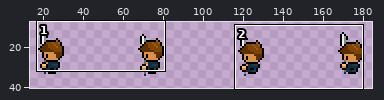
A sprite sheet gets an edit: graphics/joseph/idle/7.west_sprite_sheet.png. Above: a wide view before the commit, with the close-up outlined.
Close-up. Old version:
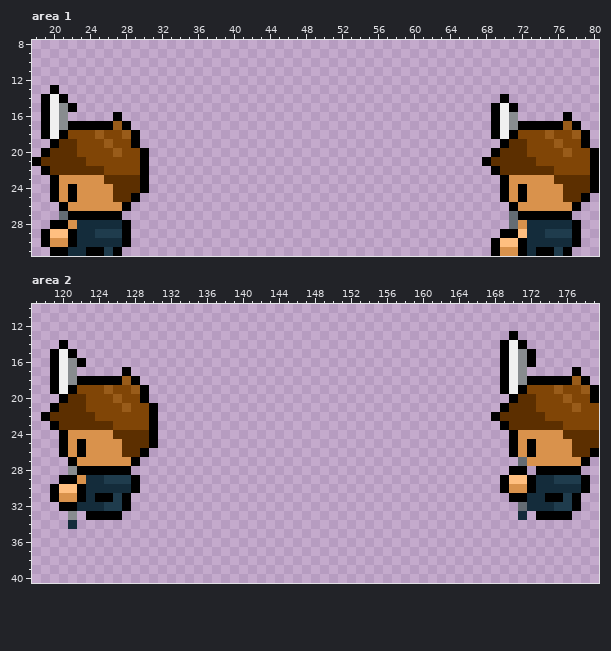
The file is 200x50 pixels. Shown: area 1: x 18..80, y 8..31; area 2: x 117..179, y 10..40. The wide view leaves out empty margins.
Once edited:
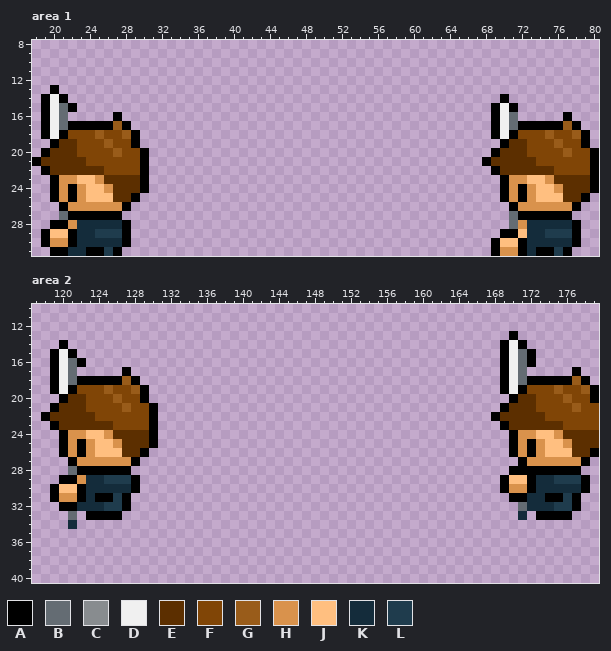
Palette (. is transparent): A #000000  B #646c73  C #888c8f  D #f0f0f0  E #5c2f00  F #804506  G #995c1a  H #d9924c  J #ffbf80  K #142c3b  L #1f3c4d
Diff:
Area 1:
Colour B replaces colour C in row 15 at x 21; in rows 16 to 17 at x 21 and 71.
Colour J replaces colour H in row 23 at x 23 to 24 and 73 to 74; in row 24 at x 24 to 25 and 74 to 75; in row 25 at x 24 to 26 and 74 to 76.
Area 2:
Colour A is added in row 28 at x 172.
Colour A replaces colour B in row 27 at x 171.
Colour B replaces colour C in row 15 at x 171; in rows 16 to 18 at x 121 and 171; in row 28 at x 121; in row 33 at x 121.
Colour J replaces colour H in row 24 at x 123 to 124 and 173 to 174; in row 25 at x 124 to 125 and 174 to 175; in row 26 at x 124 to 126 and 174 to 176.
